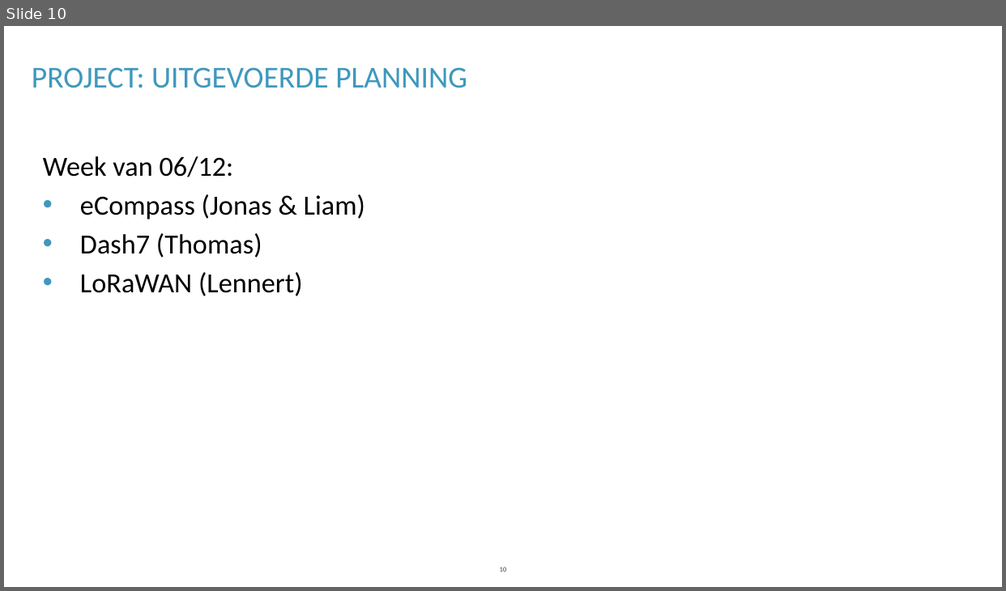
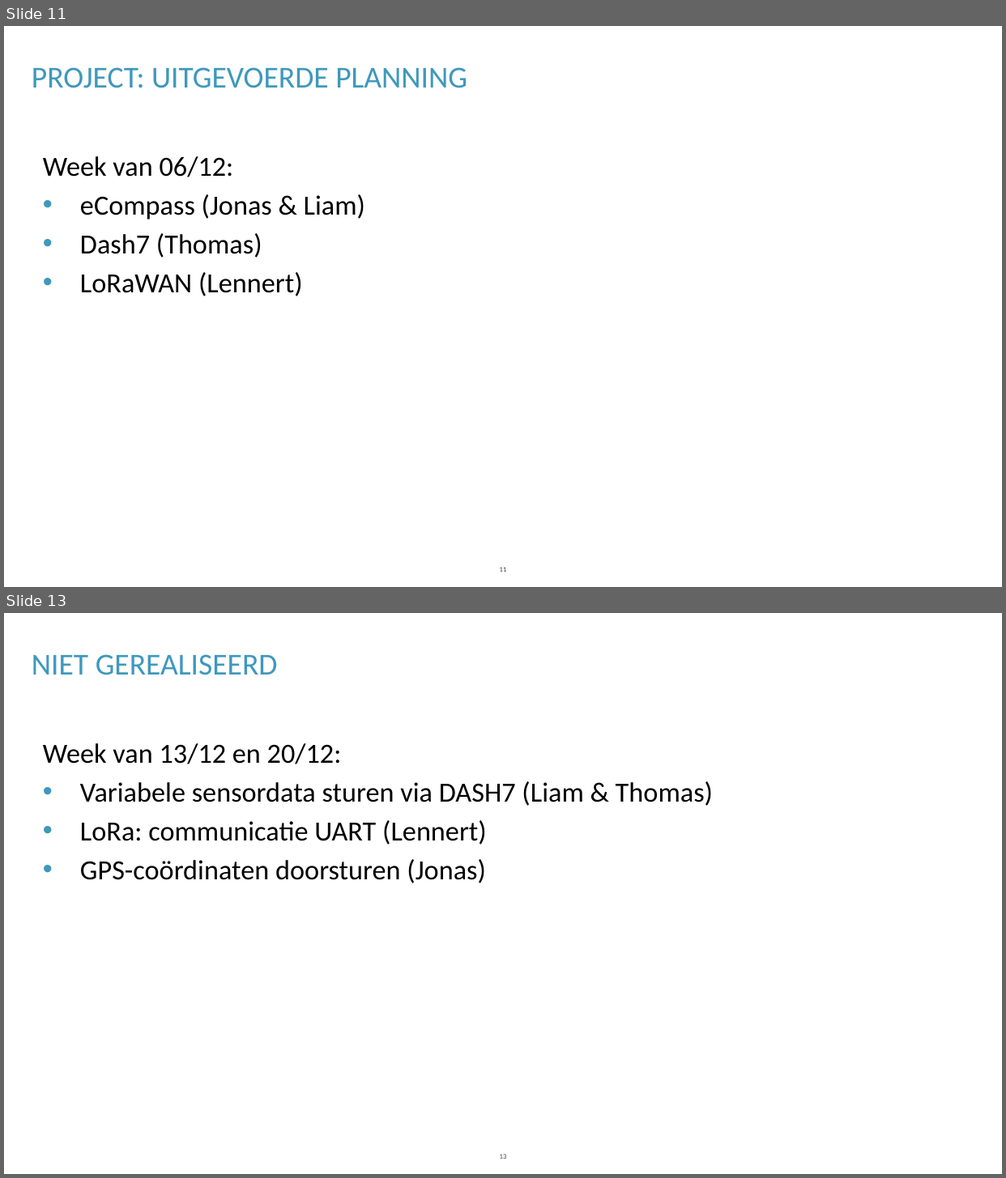
Before and after one commit to lennertvanhasselt/lowpowTLJL, a slide deck: Presentatie_groep_3.pptx. Shown one above the other, each under a label of ours: slide 10 before the commit, slides 11 and 13 after it; the slides between them are not shown. The pictures are 1006x591 and 1006x1178 pixels, drawn with LibreOffice and Linux fonts; fonts in the diff are those of the drawing; background and template pictures are left out. Boxes give left, top, right and bottom in pixels: in the first picture for what was removed or moved away, otherwise in the second. Text is boxed around its words. In the diff, an @@ line names an element or a change of style, - is before the commit and + after.

```diff
--- a/Presentatie_groep_3.pptx
+++ b/Presentatie_groep_3.pptx
@@ slide 13 added at (4, 613, 1002, 1174), background #FFFFFF @@
@@ title added at (32, 654, 278, 675), 22 pt, text #3F98BD @@
+NIET GEREALISEERD
@@ text added at (43, 743, 713, 884), 20 pt, text #000000 @@
+Week van 13/12 en 20/12:
+• Variabele sensordata sturen via DASH7 (Liam & Thomas)
+• LoRa: communicatie UART (Lennert)
+• GPS-coördinaten doorsturen (Jonas)
@@ page number added at (500, 1154, 507, 1159), 5 pt, text #3C3C3B @@
+13
@@ what was slide 10 is now slide 11 @@
@@ page number at (500, 567, 507, 572): text changed @@
-10
+11
```
Also in this commit, not shown: 5 slides changed, 4 other slides added, 2 slides removed, 1 other file.
